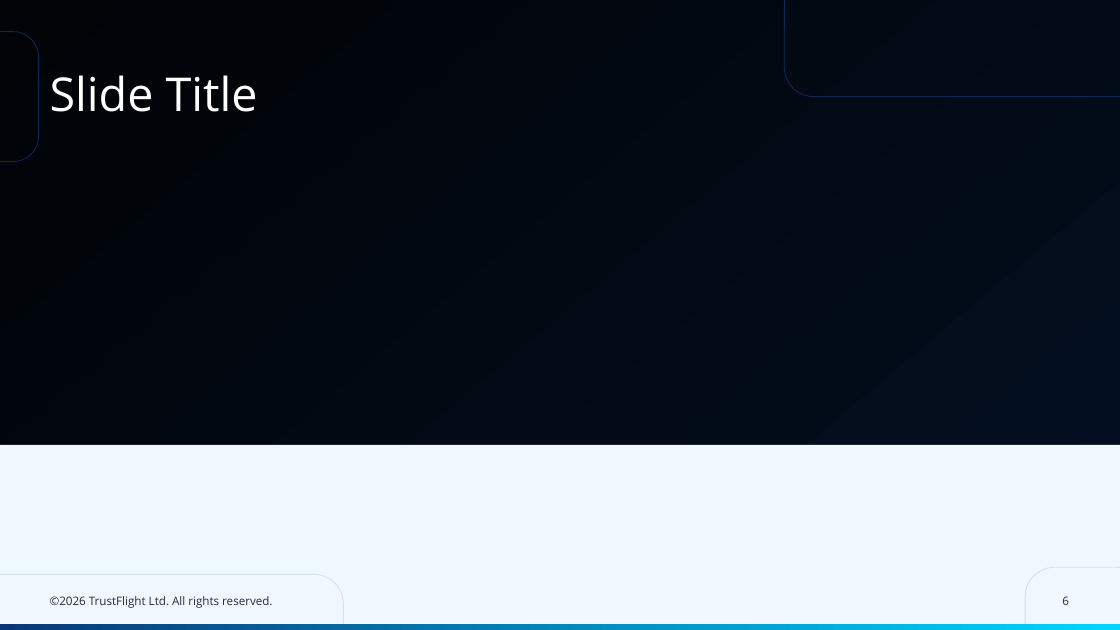
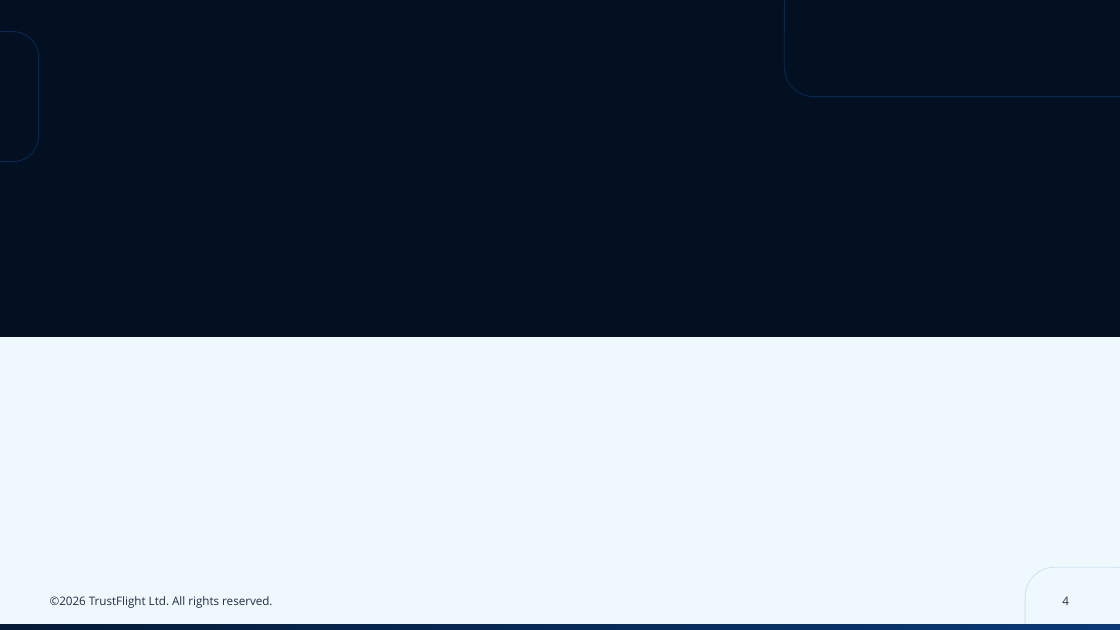
Before and after one commit to tf-alexc/Branding, a slide deck: slide 4 of skills/deck-builder/templates/Baines Simmons - Basic Presentation Template.pptx (slide 6 before the commit). Drawn at 1120x630 pixels with LibreOffice and Linux fonts; fonts in the diff are those of the drawing; background and template pictures are left out. Boxes give left, top, right and bottom in pixels: in the first picture for what was removed or moved away, otherwise in the second. Text is boxed around its words. In the diff, an @@ line names an element or a change of style, - is before the commit and + after.

```diff
--- a/skills/deck-builder/templates/Baines Simmons - Basic Presentation Template.pptx
+++ b/skills/deck-builder/templates/Baines Simmons - Basic Presentation Template.pptx
@@ background picture (left out) to #DFF3FD at 50% opacity @@
@@ rectangle added at [0,0,1120,337], fill #031022 @@
@@ title removed at [50,75,258,112] @@
-Slide Title
@@ rectangle removed at [0,445,1120,630] @@
@@ rounded rectangle removed at [0,575,344,630] @@
@@ page number at [1062,596,1069,605]: text changed @@
-6
+4
@@ rectangle at [0,624,1120,630]: fill gradient #083976 to #00D5FF to gradient #051B38 to #083976 @@
```
Also in this commit, not shown: 3 other slides changed, 1 slide added, 2 slides removed, 3 other files.
